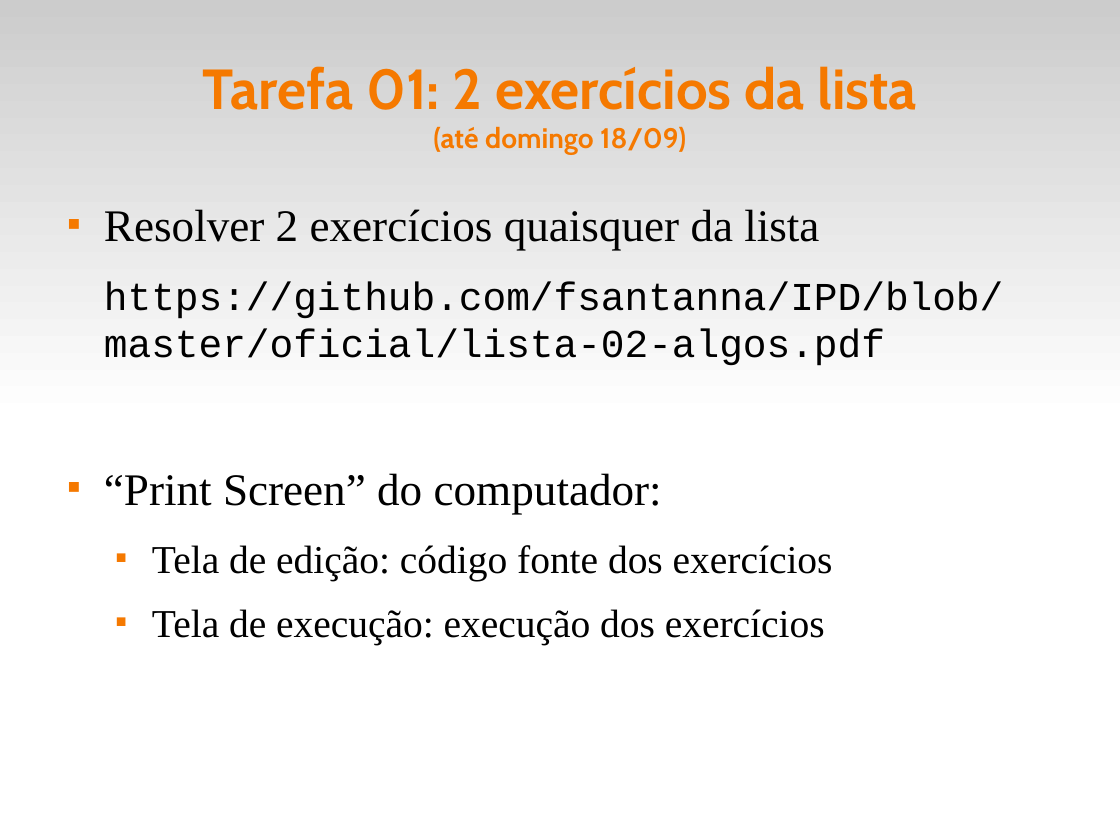
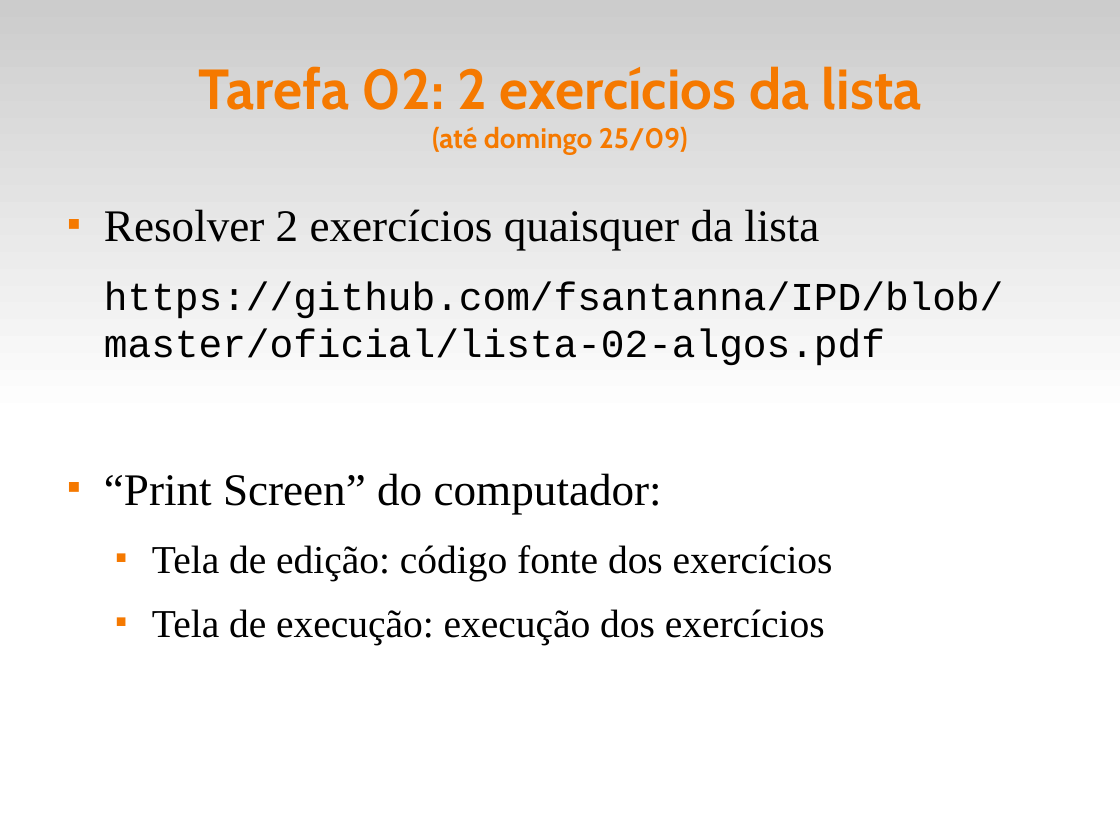
Before and after one commit to fsantanna-uerj/IPD, a slide deck: slide 8 of slides/ipd-00.odp (slide 7 before the commit). Drawn at 1120x840 pixels with LibreOffice and Linux fonts; fonts in the diff are those of the drawing. Boxes give left, top, right and bottom in pixels: in the first picture for what was removed or moved away, otherwise in the second. Text is boxed around its words. In the diff, an @@ line names an element or a change of style, - is before the commit and + after.

```diff
--- a/slides/ipd-00.odp
+++ b/slides/ipd-00.odp
@@ title at <box>198,66,922,155</box>: text changed @@
-Tarefa 01: 2 exercícios da lista
-(até domingo 18/09)
+Tarefa 02: 2 exercícios da lista
+(até domingo 25/09)
```
Also in this commit, not shown: 2 other slides changed, 1 slide added, 3 other files.
